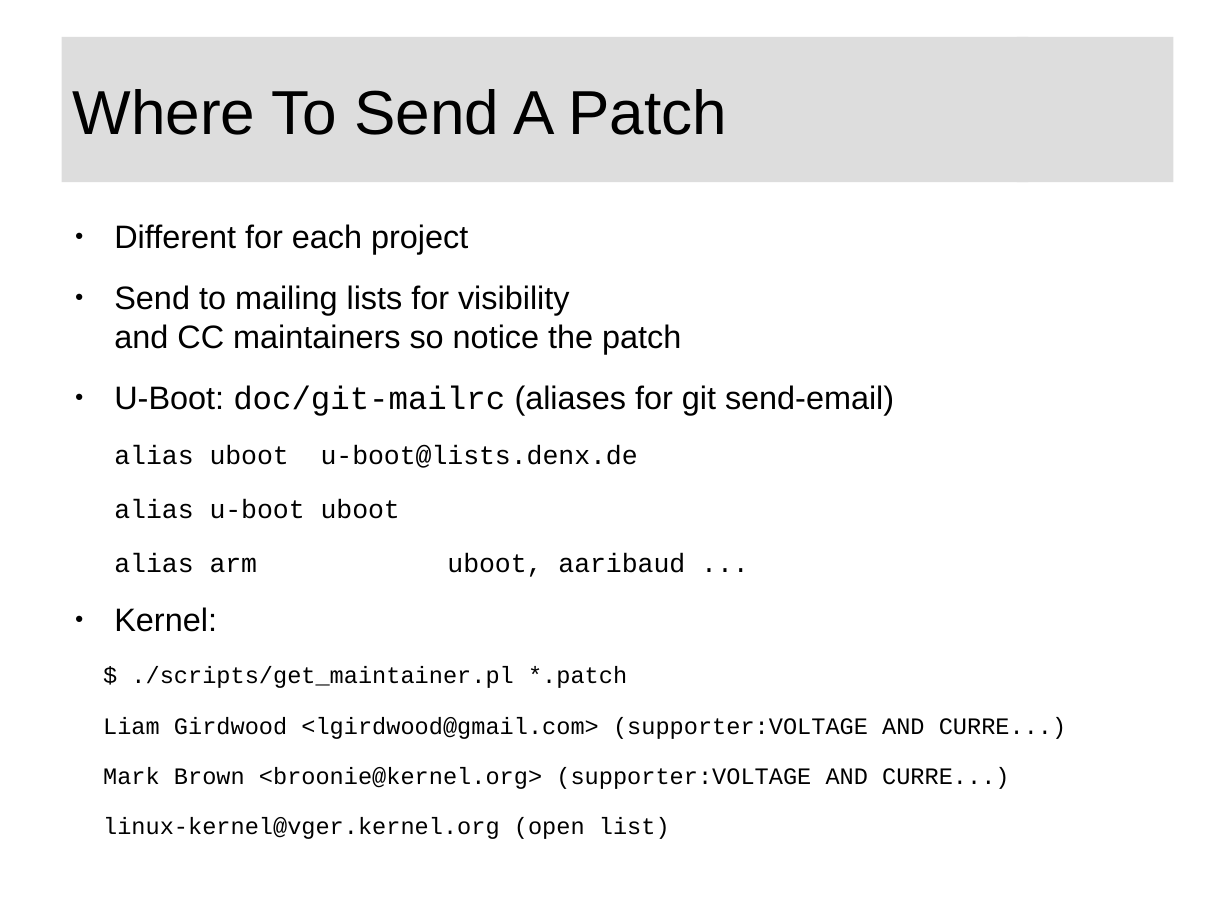
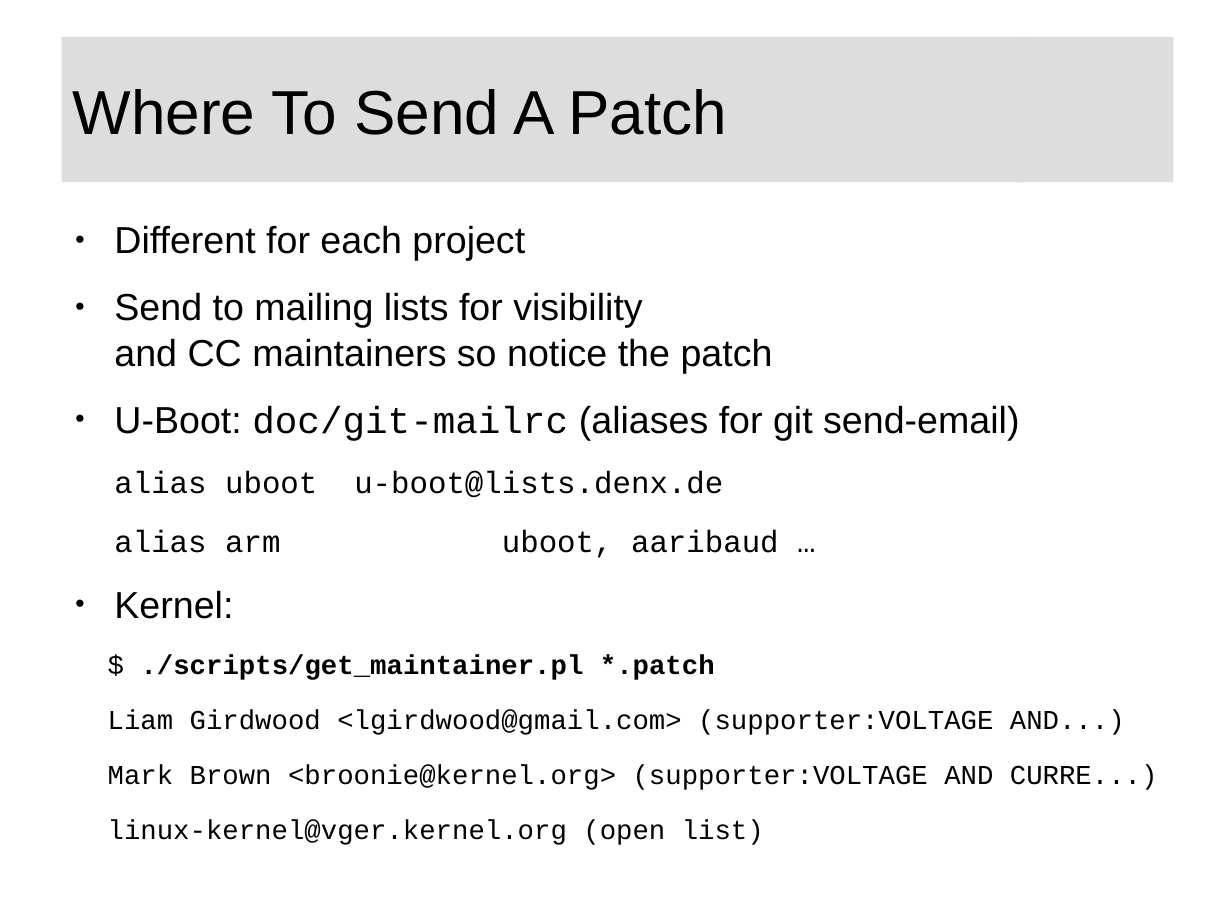
Before and after one commit to swarren/presentations, a slide deck: slide 21 of lcs-foss-intro/lcs-foss-intro.odp. Drawn at 1232x924 pixels with LibreOffice and Linux fonts; fonts in the diff are those of the drawing; background and template pictures are left out. Boxes give left, top, right and bottom in pixels: in the first picture for what was removed or moved away, otherwise in the second. Text is boxed around its words. In the diff, an @@ line names an element or a change of style, - is before the commit and + after.

```diff
--- a/lcs-foss-intro/lcs-foss-intro.odp
+++ b/lcs-foss-intro/lcs-foss-intro.odp
@@ text at (x1=108, y1=225, x2=1158, y2=845): size 20.9 to 24.2 pt in "Different for each project", "Send to mailing lists for visibility and ...", "U-Boot: doc/git-mailrc (aliases for git send-email)", "Kernel:"; size 17.1 to 19.8 pt in "alias uboot u-boot@lists.denx.de"; size 15.2 to 17.6 pt in "$ ./scripts/get_maintainer.pl *.patch", "Mark Brown <broonie@kernel.org> (supporter:VOLTAGE AND CURRE ...", "linux-kernel@vger.kernel.org (open list)"; bold on in "./scripts/get_maintainer.pl *.patch" @@
@@ text at (x1=502, y1=530, x2=779, y2=558): text changed; size 17.1 to 19.8 pt @@
-alias u-boot uboot
-alias arm uboot, aaribaud ...
+alias arm uboot, aaribaud …
@@ text at (x1=108, y1=710, x2=1125, y2=735): text changed; size 15.2 to 17.6 pt @@
-Liam Girdwood <lgirdwood@gmail.com> (supporter:VOLTAGE AND CURRE...)
+Liam Girdwood <lgirdwood@gmail.com> (supporter:VOLTAGE AND...)
```
Also in this commit, not shown: 6 other slides changed, 2 slides added, 1 other file.
